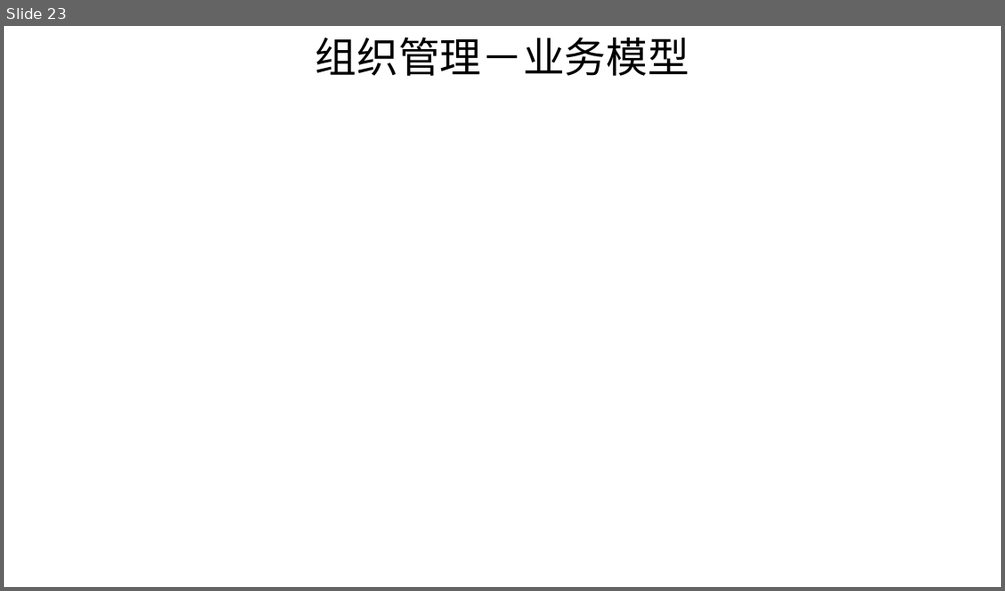
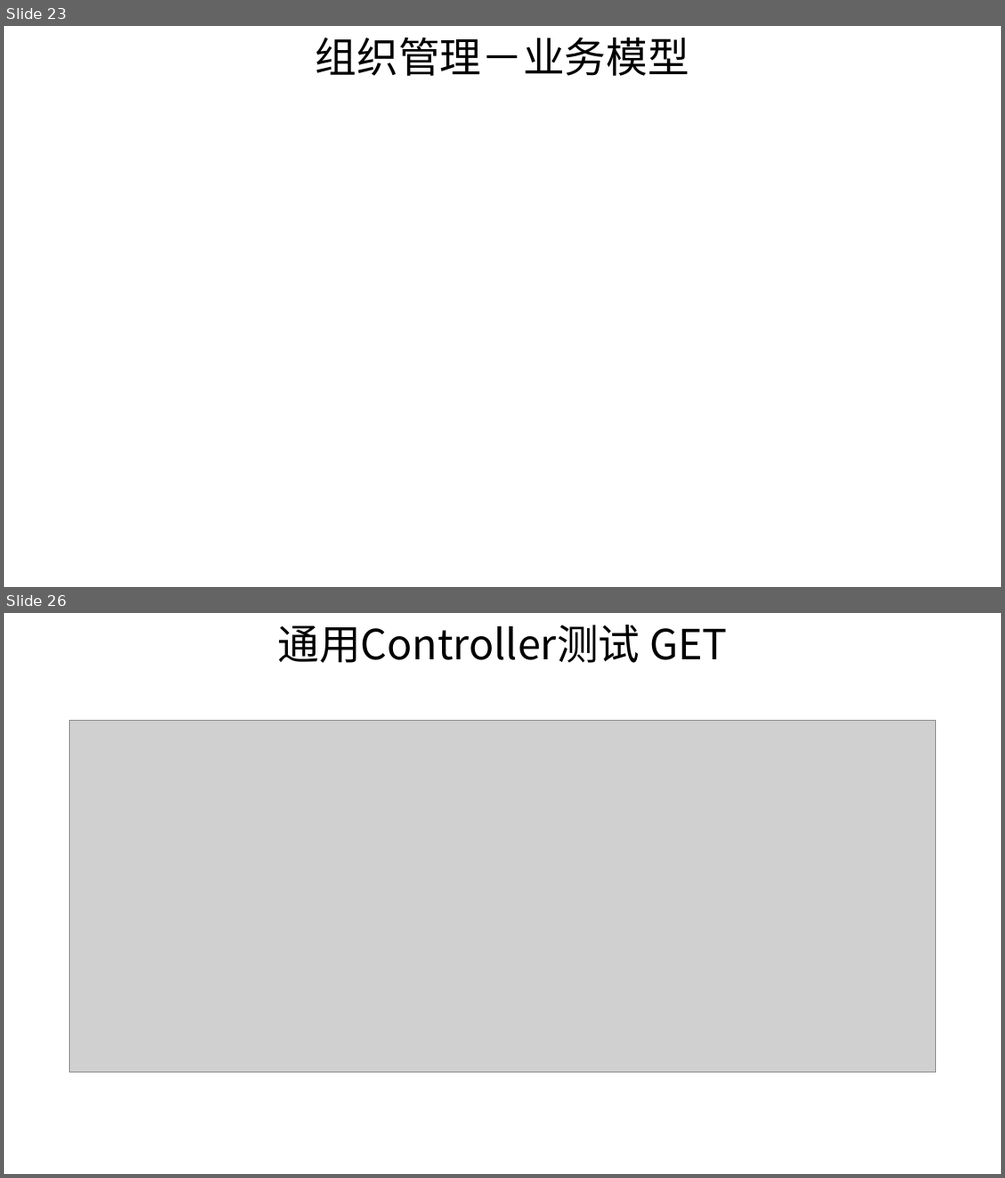
Before and after one commit to shiyunlai/tistools, a slide deck: TIStools.pptx. Shown one above the other, each under a label of ours: slide 23 before the commit, slides 23 and 26 after it; the slides between them are not shown. The pictures are 1005x591 and 1005x1178 pixels, drawn with LibreOffice and Linux fonts; fonts in the diff are those of the drawing; grey boxes stand for pictures. Boxes give left, top, right and bottom in pixels: in the first picture for what was removed or moved away, otherwise in the second. Text is boxed around its words. In the diff, an @@ line names an element or a change of style, - is before the commit and + after.

```diff
--- a/TIStools.pptx
+++ b/TIStools.pptx
@@ slide 26 added at bbox=[4, 613, 1001, 1174], background #FFFFFF @@
@@ text added at bbox=[277, 625, 728, 663], 30 pt, text #000000 @@
+通用Controller测试 GET
@@ picture added at bbox=[70, 721, 936, 1071] @@
```
Also in this commit, not shown: 2 other slides added.
